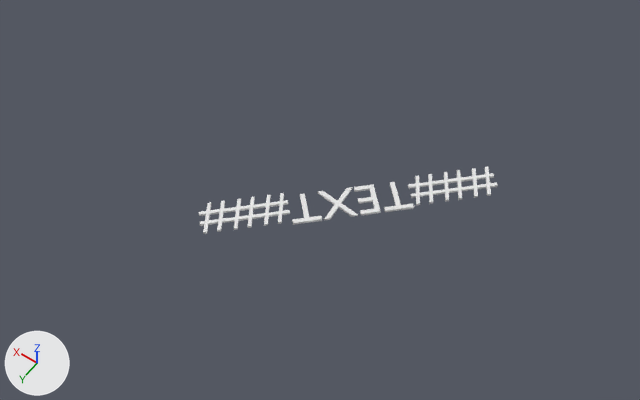
The Blender file static/ribbon.blend as it was, and as the next commit left it.
Camera for both pictures: a 50 mm lens placed at (-14.3, 21.6, 33.1), pointed at (0.7, 0.6, 0.1). Lighting does not change. The marker at lower left points along +X, +Y and +Z. Text is drawn in Blender's own font.

Names of what the first picture shows: 'Text'.
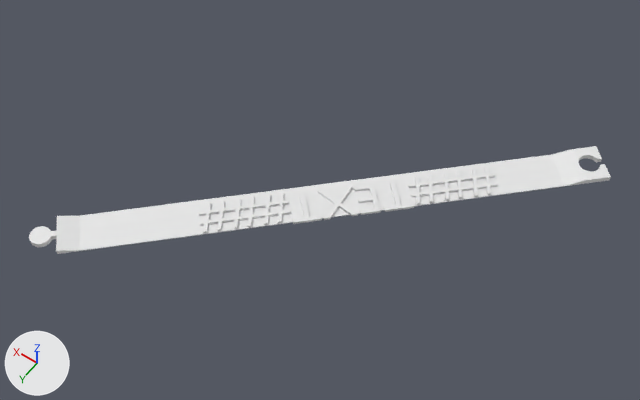
Commit message: update ribbon

What differs and where, as boxes [x1, y1, x2, y2] in the pictures (640 x 400 px):
'Cube.001', added
    after: [29, 146, 611, 254]
'Text', moved
    before: [199, 166, 498, 234]
    after: [198, 166, 498, 233]

Diff of the bpy script that builds the scene:
```diff
--- a/static/ribbon.blend.py
+++ b/static/ribbon.blend.py
@@ me_cube_002 @@
+me_cube_002.from_pydata(...)  # 362 vertices, 191 faces; spans x -13.0..14.3, y -1.0..1.0, z 0.0..0.3
@@ ob_text @@
 ob_text = bpy.data.objects.new('Text', txt_text)
-ob_text.location = (0.0, -0.73, 0.06)
+ob_text.location = (0.0, -0.73, 0.1)
 ob_text.rotation_euler = (0.0, 0.0, 0.785)  # degrees (0, 0, 45)
@@ ob_cube_001 @@
+ob_cube_001 = bpy.data.objects.new('Cube.001', me_cube_002)
+ob_cube_001.location = (0.0, 0.0, 0.0)
+ob_cube_001.rotation_euler = (0.0, 0.0, 0.785)  # degrees (0, 0, 45)
```
